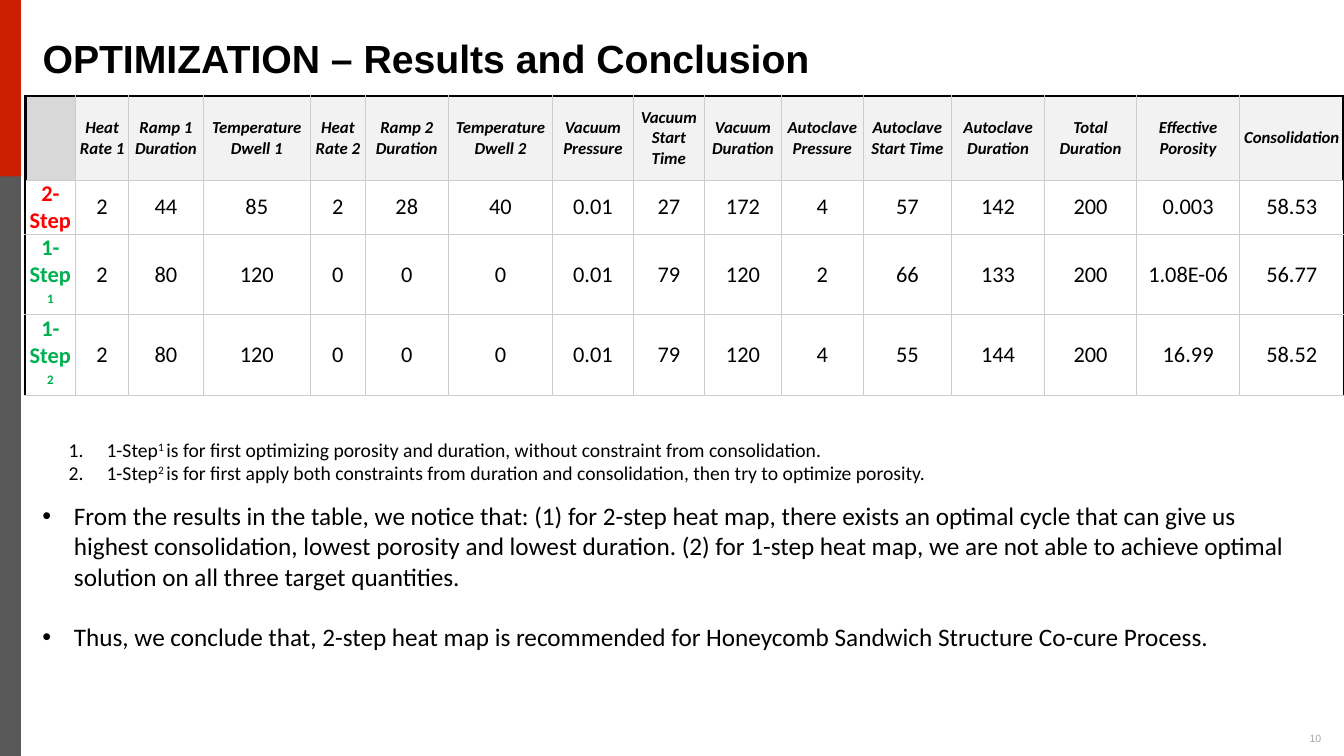
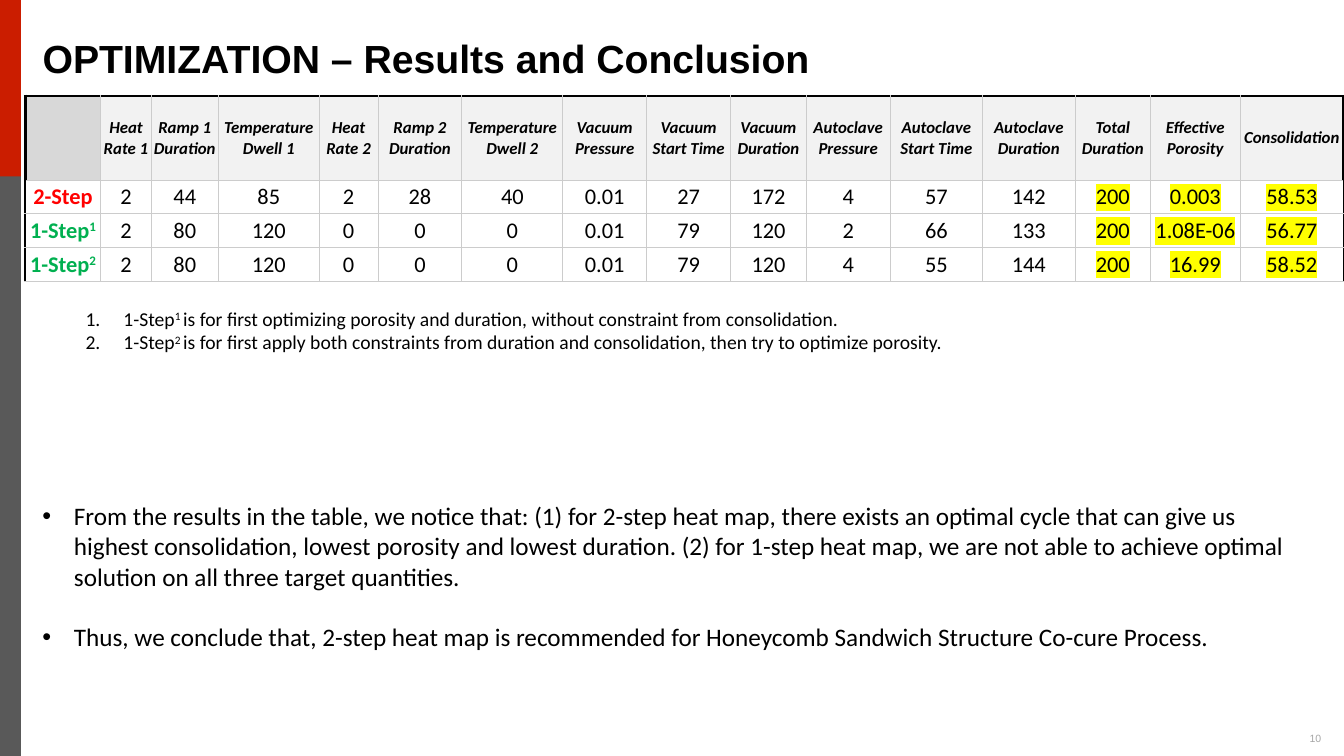
Before and after one commit to Isaac0047/ASC36_Competition, a slide deck: slide 10 of ASC-36_Student Competition_UW-Madison.pptx. Drawn at 1344x756 pixels with LibreOffice and Linux fonts; fonts in the diff are those of the drawing; background and template pictures are left out. Boxes give left, top, right and bottom in pixels: in the first picture for what was removed or moved away, otherwise in the second. Text is boxed around its words. In the diff, an @@ line names an element or a change of style, - is before the commit and + after.

```diff
--- a/ASC-36_Student Competition_UW-Madison.pptx
+++ b/ASC-36_Student Competition_UW-Madison.pptx
@@ table at (25, 96, 1344, 281) @@
@@ highlight none to #FFFF00 in "200", "0.003", "58.53", "200" and 5 more places @@
@@ text "1-Step1 is for first optimizing ...": place and size @@
-text "1-Step1 is for first optimizing ..." at (69, 443, 925, 483)
+text "1-Step1 is for first optimizing ..." at (86, 312, 942, 352)
```
Also in this commit, not shown: 3 other slides changed.
